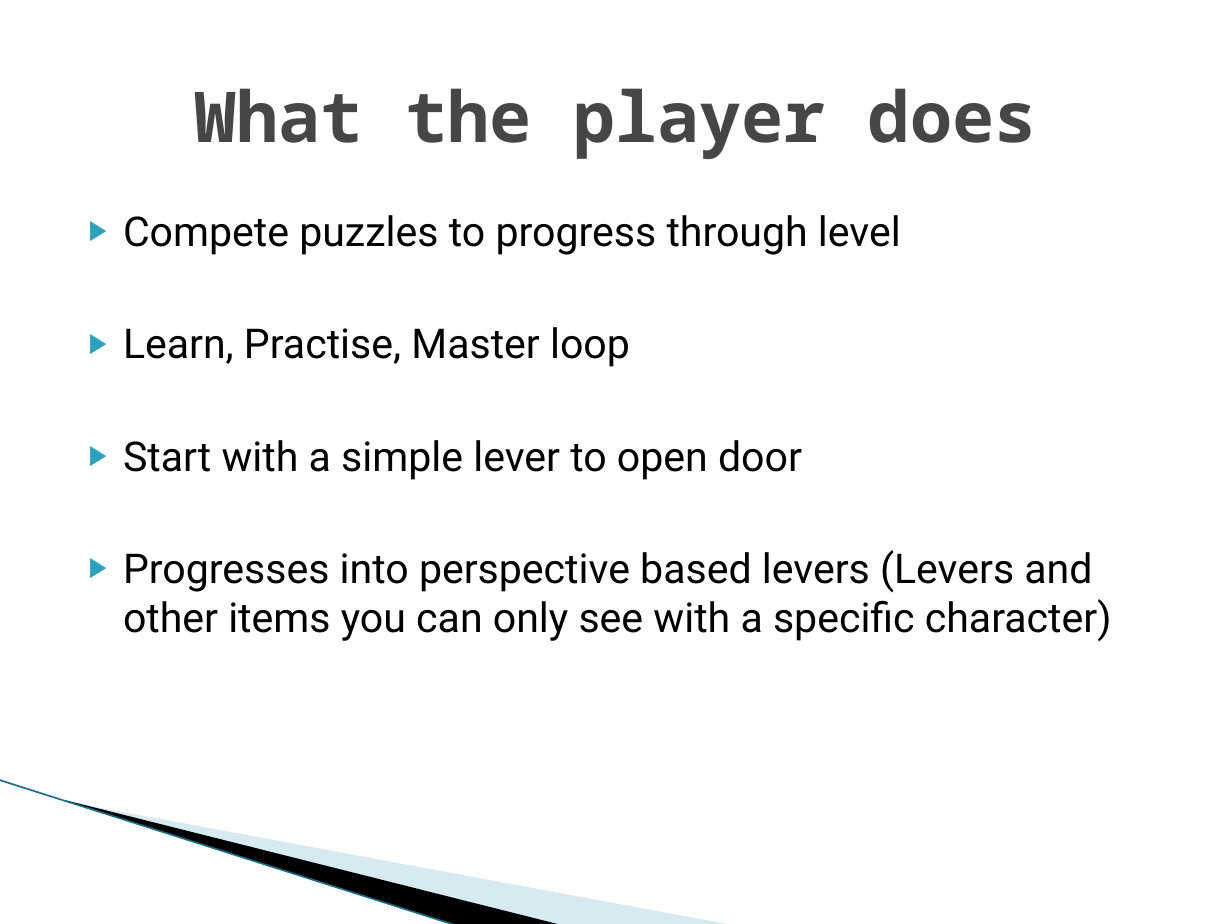
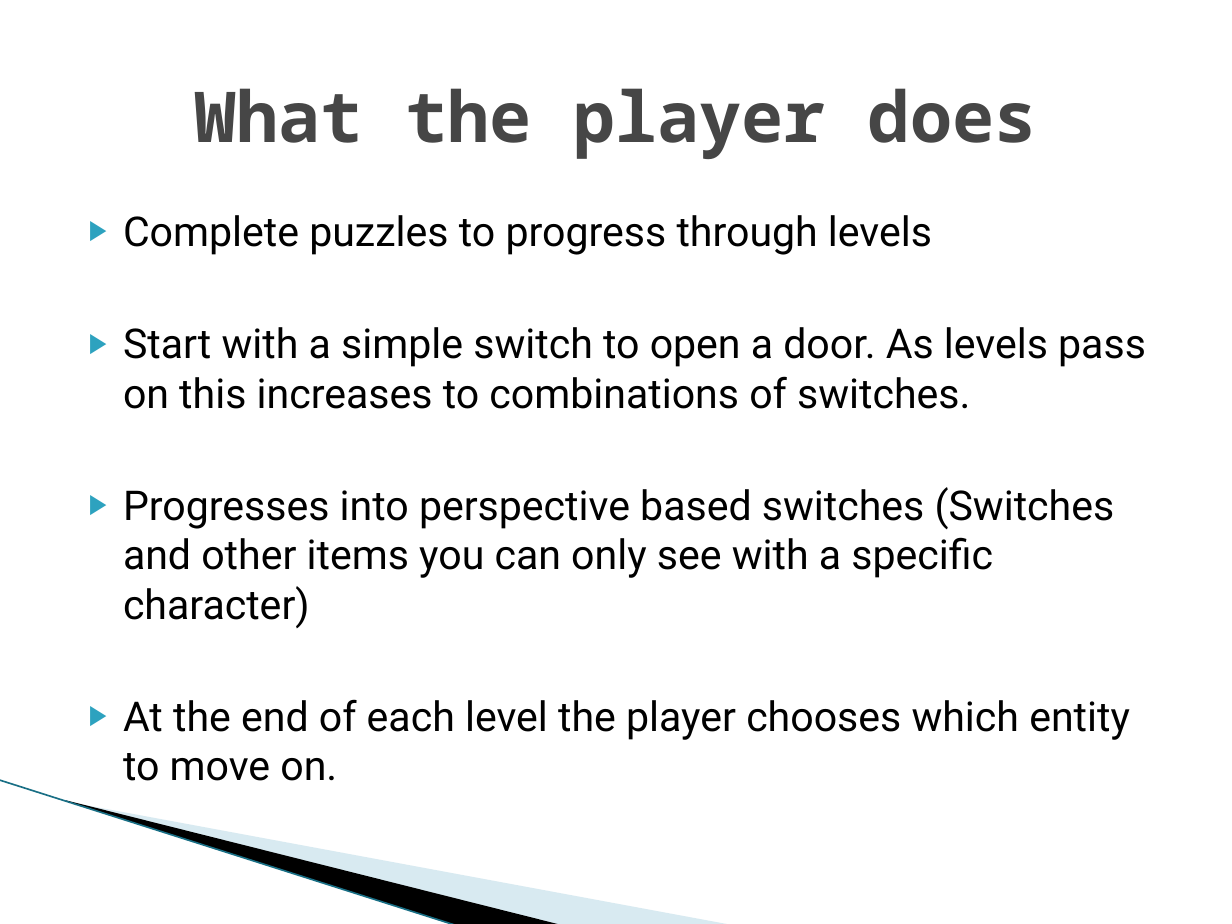
Before and after one commit to UoSGamesGroups/first-semester-l4-5-group-16, a slide deck: slide 5 of Presentations/First Pres.pptx. Drawn at 1232x924 pixels with LibreOffice and Linux fonts; fonts in the diff are those of the drawing; background and template pictures are left out. Boxes give left, top, right and bottom in pixels: in the first picture for what was removed or moved away, otherwise in the second. Text is boxed around its words. In the diff, an @@ line names an element or a change of style, - is before the commit and + after.

```diff
--- a/Presentations/First Pres.pptx
+++ b/Presentations/First Pres.pptx
@@ text at bbox=[123, 215, 1146, 781]: text changed @@
-▶ Compete puzzles to progress through level
-▶ Learn, Practise, Master loop
-▶ Start with a simple lever to open door
-▶ Progresses into perspective based levers (Levers and other items you can only see with a specific character)
+▶ Complete puzzles to progress through levels
+▶ Start with a simple switch to open a door. As levels pass on this increases to combinations of switches.
+▶ Progresses into perspective based switches (Switches and other items you can only see with a specific character)
+▶ At the end of each level the player chooses which entity to move on.
```
Also in this commit, not shown: 3 other slides changed.
